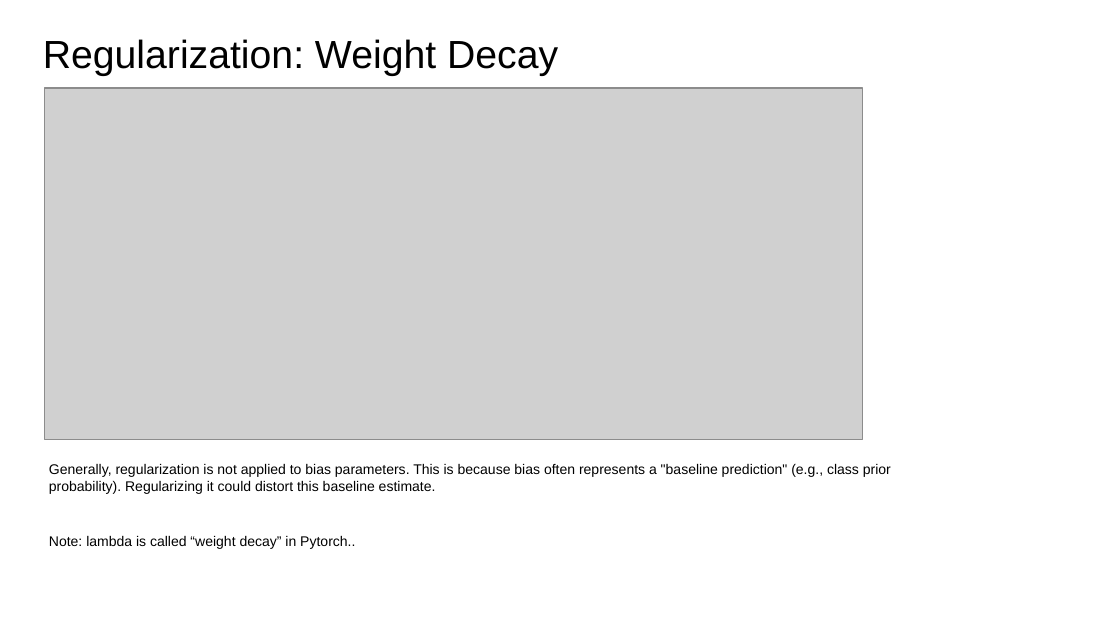
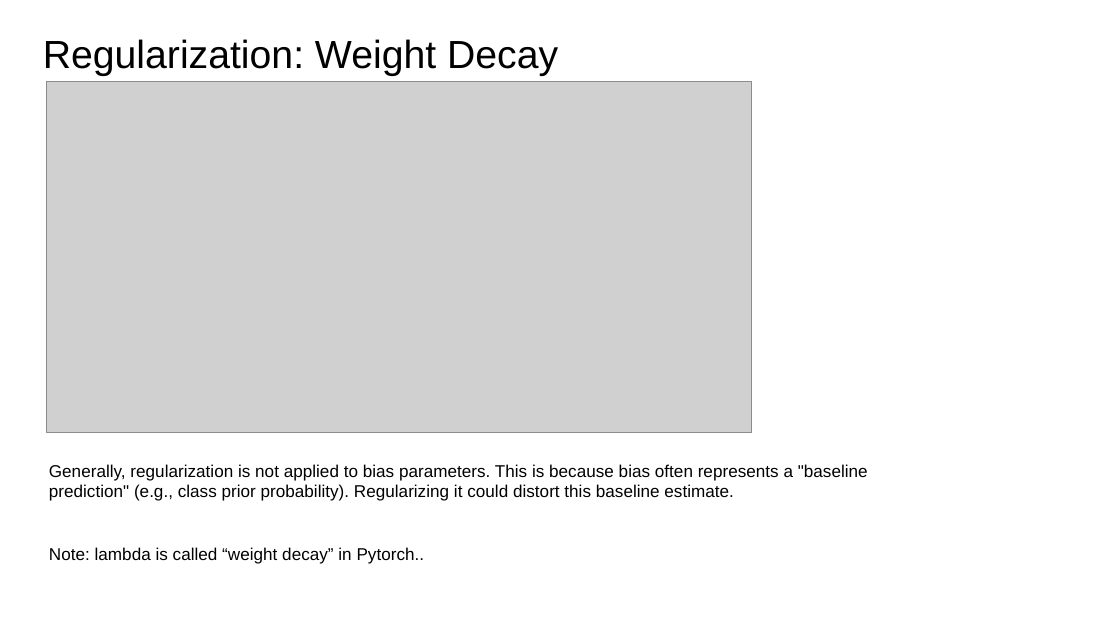
Before and after one commit to ankur6ue/deep-learning-course, a slide deck: slide 20 of class_2/deep_learning_course_class_2.pptx. Drawn at 1120x630 pixels with LibreOffice and Linux fonts; fonts in the diff are those of the drawing; grey boxes stand for pictures. Boxes give left, top, right and bottom in pixels: in the first picture for what was removed or moved away, otherwise in the second. Text is boxed around its words. In the diff, an @@ line names an element or a change of style, - is before the commit and + after.

```diff
--- a/class_2/deep_learning_course_class_2.pptx
+++ b/class_2/deep_learning_course_class_2.pptx
@@ picture: place and size @@
-picture at (45,88,864,440)
+picture at (46,82,752,433)
@@ text "Generally, regularization is not applied ..." at (49,464,868,564): size 9 to 11 pt @@
```
Also in this commit, not shown: 3 other slides changed, 3 slides added, 1 slide removed, 8 other files.
